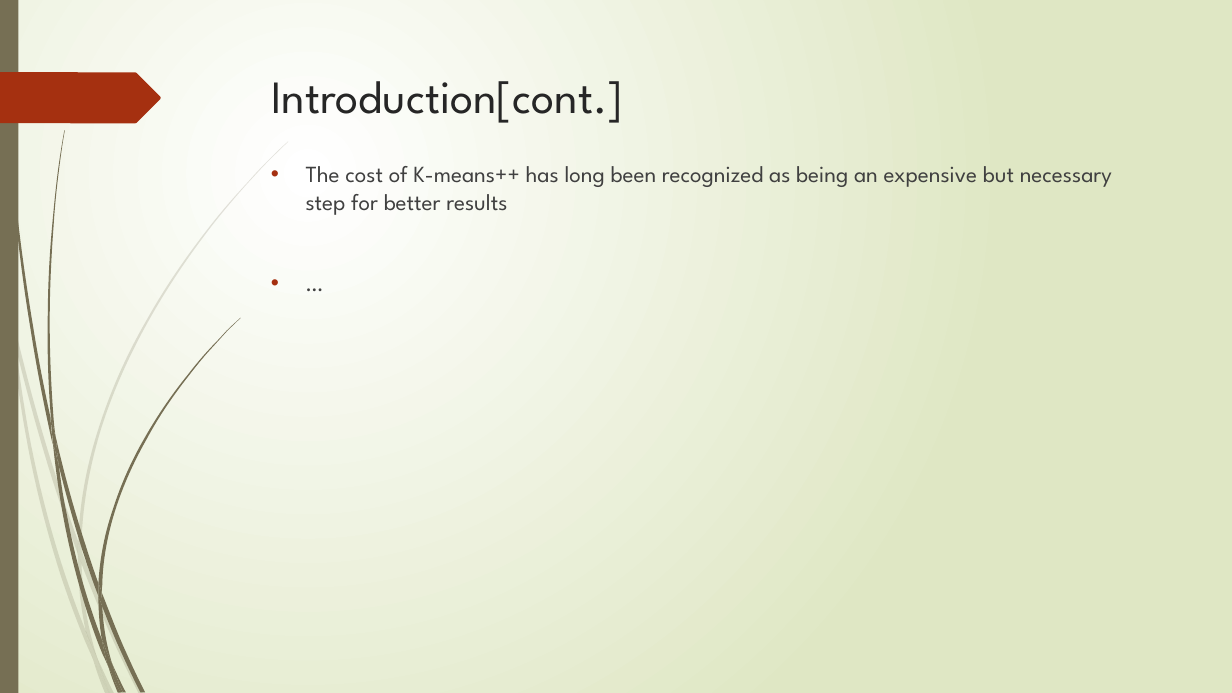
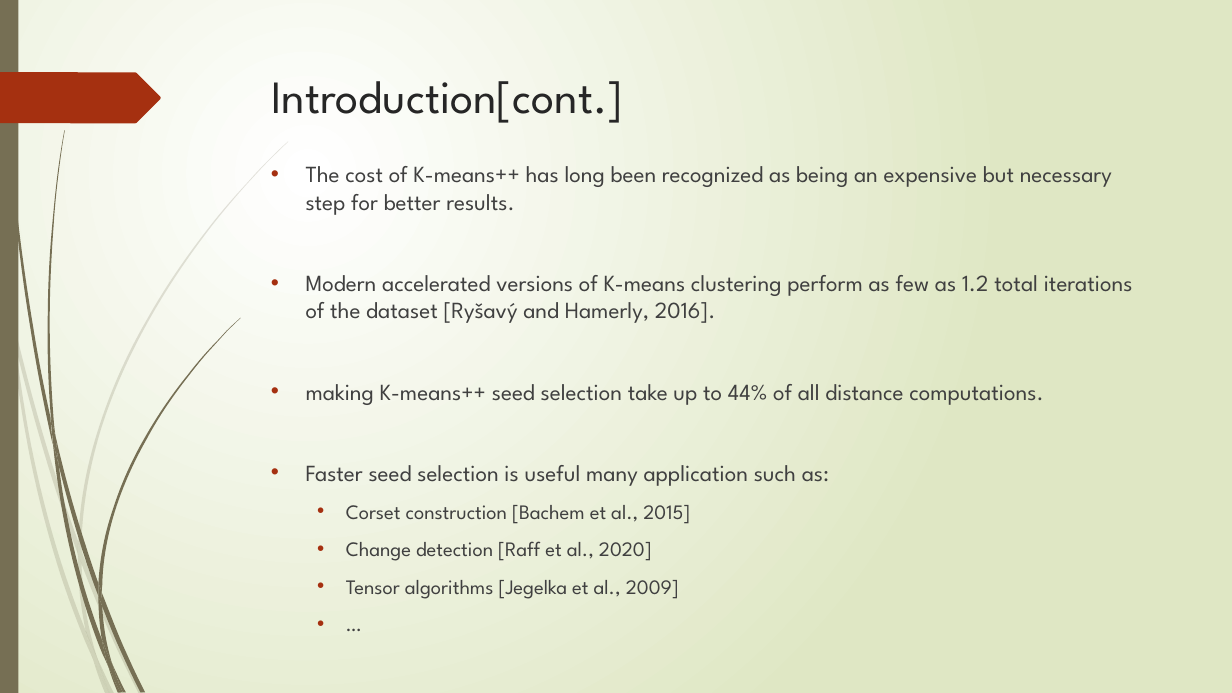
Before and after one commit to hsmmi/Exact-Acceleration-of-K-Means-and-K-Means-parallel, a slide deck: slide 4 of report/spr_final_paper.pptx. Drawn at 1232x693 pixels with LibreOffice and Linux fonts; fonts in the diff are those of the drawing. Boxes give left, top, right and bottom in pixels: in the first picture for what was removed or moved away, otherwise in the second. Text is boxed around its words. In the diff, an @@ line names an element or a change of style, - is before the commit and + after.

Commit message:
update powerpoint

```diff
--- a/report/spr_final_paper.pptx
+++ b/report/spr_final_paper.pptx
@@ text "The cost of K-means++ has ..." at [306, 166, 1133, 599]: size 18 to 16 pt in "…"; list level 1 to 2 in "…" @@
@@ text at [306, 166, 1133, 599]: text changed @@
-• The cost of K-means++ has long been recognized as being an expensive but necessary step for better results
+• The cost of K-means++ has long been recognized as being an expensive but necessary step for better results.
+• Modern accelerated versions of K-means clustering perform as few as 1.2 total iterations of the dataset [Ryšavý and Hamerly, 2016].
+• making K-means++ seed selection take up to 44% of all distance computations.
+• Faster seed selection is useful many application such as:
+  • Corset construction [Bachem et al., 2015]
+  • Change detection [Raff et al., 2020]
+  • Tensor algorithms [Jegelka et al., 2009]
```
Also in this commit, not shown: 13 slides added.
